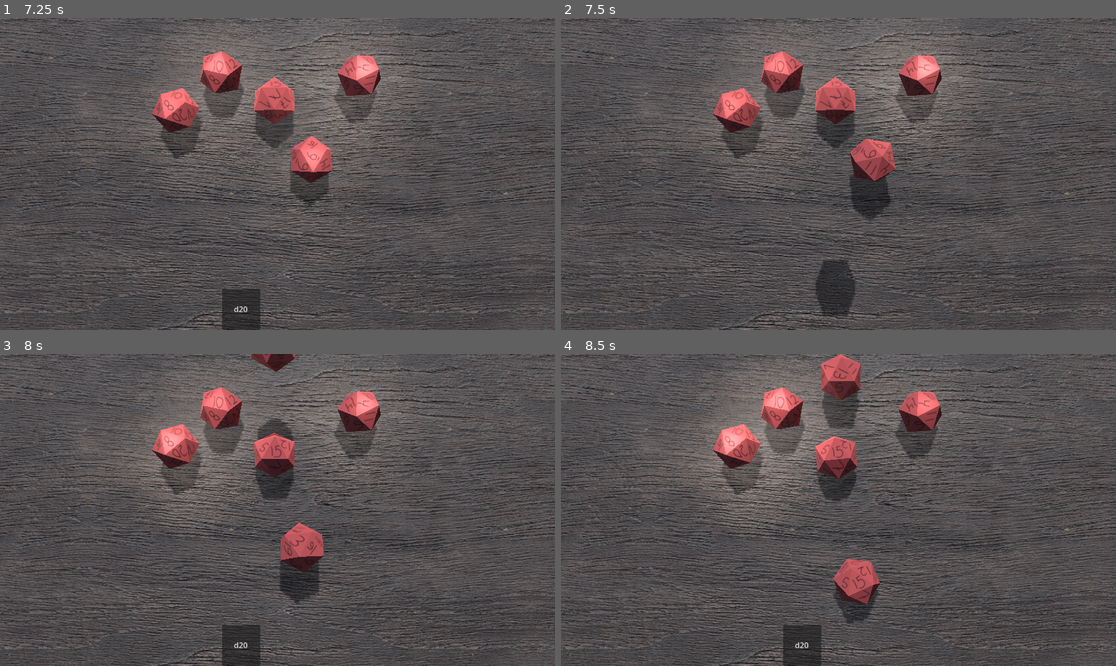
Above: before the commit, frames 1-4 (two rows, left to right).
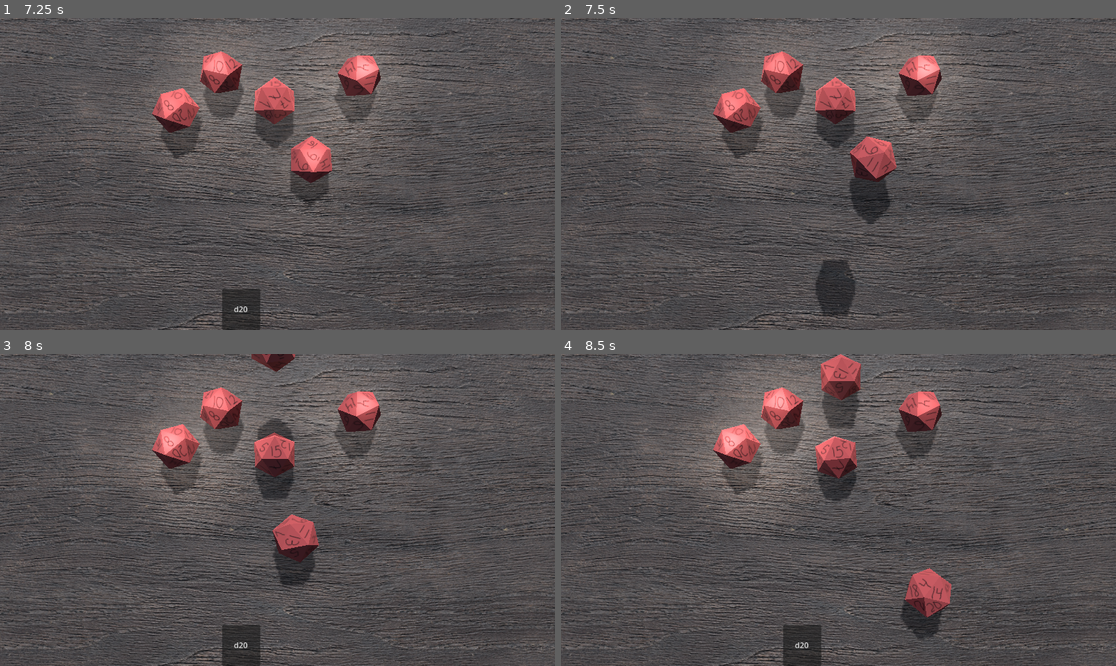
Above: after the commit, the same moments.

Repository: permahorse/diceroller
Game: Godot game, scene res://table.tscn
Same seed, same stepped clock (60 frames per second), same inputs: the game is played once before the commit and once after it.
Inputs (mouse positions are in pixels of both pictures, inside the frame that each line leads up to):
- Up to frame 1 (7.25 s): click "d20" at 0.5 s; click "d20" at 1.25 s; click "d20" at 2 s; move the mouse to (399, 158) at 2.77 s; click (399, 158) at 2.92 s; drag from (166, 189) to (249, 236) at 3.52 s; move the mouse to (333, 105) at 4.27 s; click (333, 105) at 4.42 s; drag from (249, 236) to (111, 127) at 5.02 s; tap Enter at 5.75 s; move the mouse to (444, 220) at 5.77 s; click (444, 220) at 5.92 s; drag from (111, 127) to (194, 96) at 6.52 s
- Up to frame 2 (7.5 s): tap Space at 7.25 s; move the mouse to (866, 174) at 7.27 s; click (866, 174) at 7.42 s
- Up to frame 3 (8 s): no input
- Up to frame 4 (8.5 s): drag from (755, 432) to (727, 525) at 8.02 s

Frame 1 is identical in both runs. In frame 2, 0.4% of the frame differs, in the area x 52-61%, y 37-66%; in frame 3, 1.2%; in frame 4, 2.5%, in the area x 49-71%, y 65-92%.

Commit message:
add extra spin kick param

Diff:
--- a/dice3d.gd
+++ b/dice3d.gd
@@ -6,13 +6,18 @@
 @export var stopthres_lin: float = 0.1
 @export var stopthres_ang: float = 0.1
 @export var time_to_rolldone: float = 1
+@export var hover_height: float = 6
+@export var release_spin_kick_amp: float = 10;
+
 @onready var col: CollisionShape3D = $CollisionShape3D
 @onready var shape: MeshInstance3D = $MeshInstance3D
 @onready var camera: Camera3D = get_viewport().get_camera_3d()
 @onready var stopthres_lin2 = stopthres_lin * stopthres_lin
 @onready var stopthres_ang2 = stopthres_ang * stopthres_ang
+
 var dragging: bool = false
 var last_drag_pos: Vector3 = Vector3.ZERO
+var last_drag_step: Vector3 = Vector3.ZERO
 var drag_local_pos: Vector3 = Vector3.ZERO
 var rolldone_timer: float = 0.0
 var dragging_dice: Array[Dice3D] = []
@@ -44,7 +49,7 @@
 	if not dragging:
 		return
 	var hover_pos: Vector3 = last_drag_pos
-	hover_pos.y = 5
+	hover_pos.y = hover_height
 	apply_force(2*(hover_pos - position)/delta, transform * drag_local_pos - position)
 	linear_velocity *= pow(0.75, 60*delta);
 	angular_velocity *= pow(0.75, 60*delta);
@@ -55,6 +60,7 @@
 			or not main and not dragging and event is InputEventMouse and event.button_mask & MOUSE_BUTTON_LEFT:
 		dragging = true
 		last_drag_pos = event_position
+		last_drag_step = Vector3.ZERO
 		if main:
 			drag_local_pos = global_transform.inverse() * event_position
 		else:
@@ -89,19 +95,24 @@
 
 	# release
 	if event is InputEventMouseButton and event.button_index == MOUSE_BUTTON_LEFT and not event.pressed:
-		dragging = false
-		dragging_dice.clear()
-		dragging_dice_rid.clear()
-		dragging_dice_pos.clear()
-		released.emit()
+		_release()
 
 	if event is InputEventMouseMotion:
+		last_drag_step = event_position - last_drag_pos
 		last_drag_pos = event_position
+
+func _release() -> void:
+	if not dragging:
+		return
+	dragging = false
+	dragging_dice.clear()
+	dragging_dice_rid.clear()
+	dragging_dice_pos.clear()
+	if release_spin_kick_amp > 0:
+		var axis = Vector3.UP.cross(last_drag_step)
+		angular_velocity += axis * release_spin_kick_amp
+	released.emit()
 
 func _notification(what: int) -> void:
 	if what == NOTIFICATION_WM_MOUSE_EXIT and dragging:
-		dragging = false
-		dragging_dice.clear()
-		dragging_dice_rid.clear()
-		dragging_dice_pos.clear()
-		released.emit()
+		_release()
